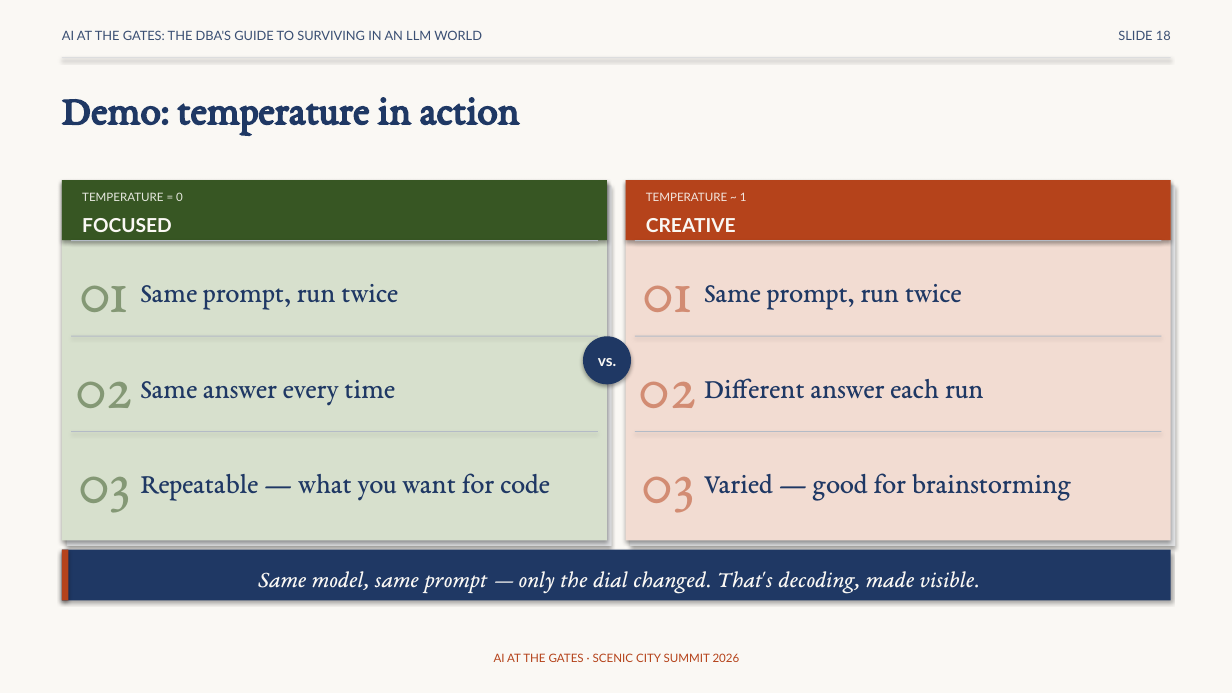
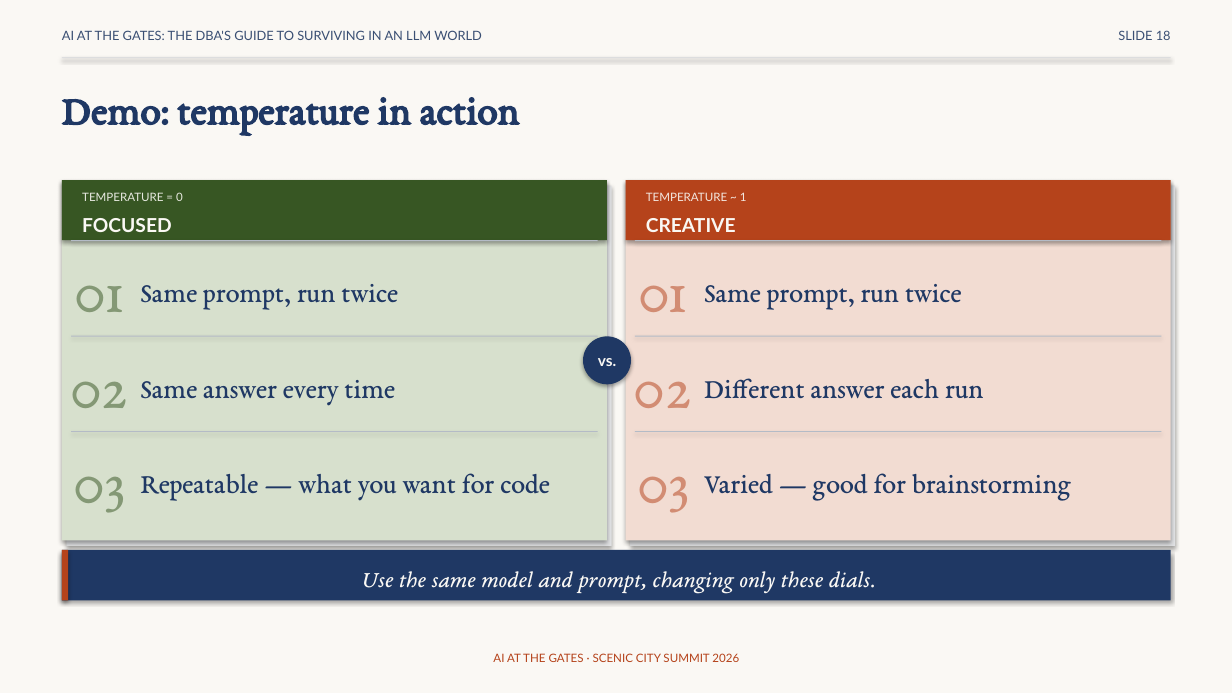
Before and after one commit to feaselkl/AI-at-the-Gates, a slide deck: slide 19 of slides/scenic-city-aigates-precon.pptx (slide 18 before the commit). Drawn at 1232x693 pixels with LibreOffice and Linux fonts; fonts in the diff are those of the drawing. Boxes give left, top, right and bottom in pixels: in the first picture for what was removed or moved away, otherwise in the second. Text is boxed around its words. In the diff, an @@ line names an element or a change of style, - is before the commit and + after.

```diff
--- a/slides/scenic-city-aigates-precon.pptx
+++ b/slides/scenic-city-aigates-precon.pptx
@@ text "01": place and size @@
-text "01" at [79,285,127,312]
+text "01" at [75,285,123,312]
@@ text "01": place and size @@
-text "01" at [643,285,691,312]
+text "01" at [638,285,686,312]
@@ text "02": place and size @@
-text "02" at [75,381,132,408]
+text "02" at [70,381,127,408]
@@ text "02": place and size @@
-text "02" at [639,381,696,408]
+text "02" at [634,381,691,408]
@@ text "03": place and size @@
-text "03" at [78,476,129,513]
+text "03" at [73,476,124,513]
@@ text "03": place and size @@
-text "03" at [642,476,693,513]
+text "03" at [637,476,688,513]
@@ text at [362,571,876,594]: text changed @@
-Same model, same prompt — only the dial changed. That's decoding, made visible.
+Use the same model and prompt, changing only these dials.
```
Also in this commit, not shown: 109 other slides changed, 1 slide added, 1 slide removed.
